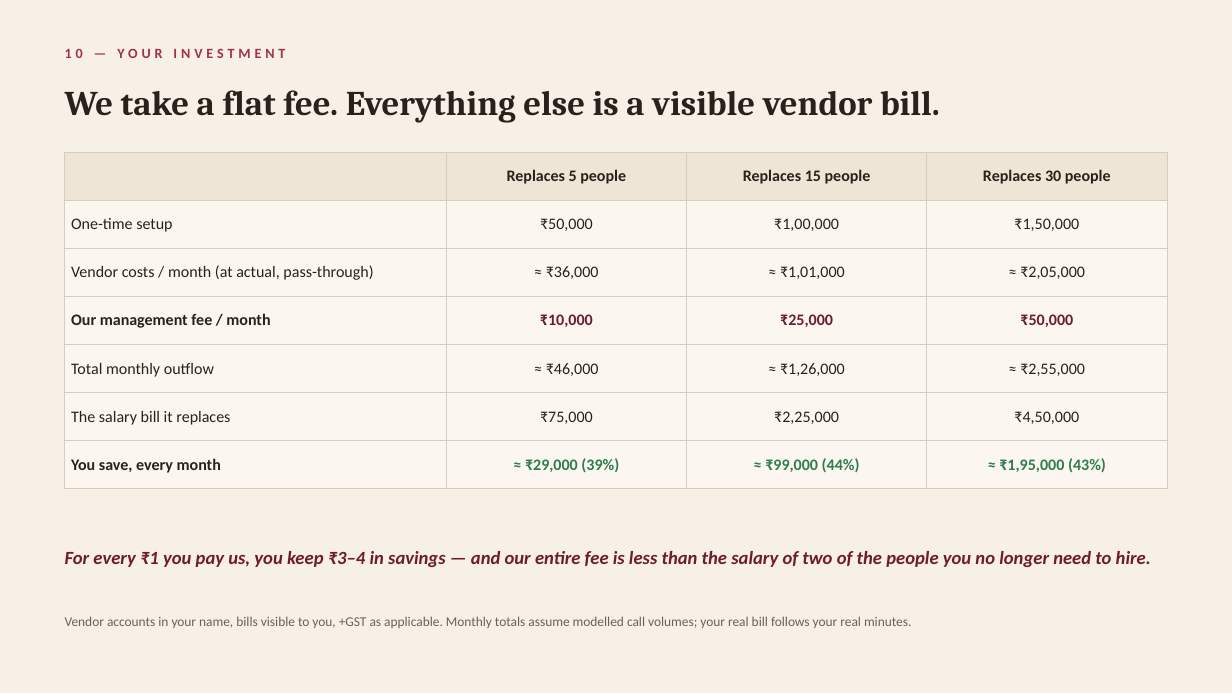
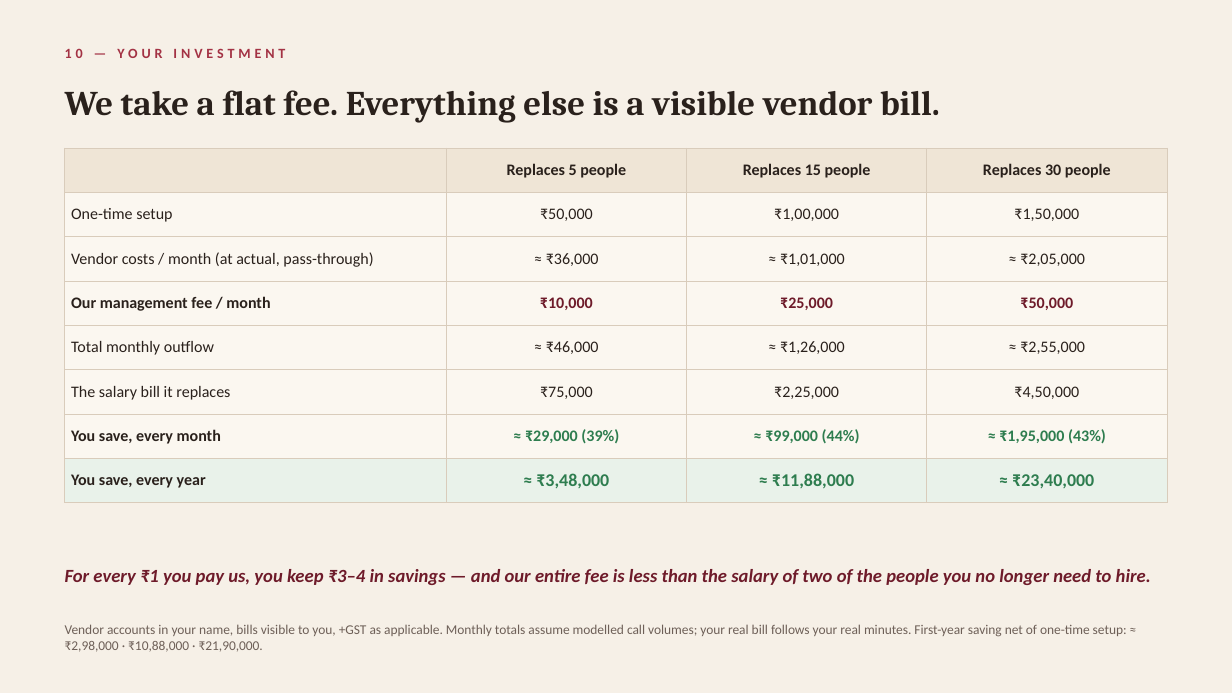
Before and after one commit to YeshwanthReddy1306/ai-agent, a slide deck: slide 11 of Admissions-AI-Pitch.pptx. Drawn at 1232x693 pixels with LibreOffice and Linux fonts; fonts in the diff are those of the drawing. Boxes give left, top, right and bottom in pixels: in the first picture for what was removed or moved away, otherwise in the second. Text is boxed around its words. In the diff, an @@ line names an element or a change of style, - is before the commit and + after.

```diff
--- a/Admissions-AI-Pitch.pptx
+++ b/Admissions-AI-Pitch.pptx
@@ table at <box>65,148,1167,492</box> @@
+row 8: You save, every year | ≈ ₹3,48,000 | ≈ ₹11,88,000 | ≈ ₹23,40,000
@@ table: place and size @@
-table at <box>65,152,1167,477</box>
+table at <box>65,148,1167,492</box>
@@ text "For every ₹1 you pay ...": place and size @@
-text "For every ₹1 you pay ..." at <box>65,551,1151,567</box>
+text "For every ₹1 you pay ..." at <box>65,569,1151,585</box>
@@ text at <box>65,624,1127,652</box>: text changed @@
-Vendor accounts in your name, bills visible to you, +GST as applicable. Monthly totals assume modelled call volumes; your real bill follows your real minutes.
+Vendor accounts in your name, bills visible to you, +GST as applicable. Monthly totals assume modelled call volumes; your real bill follows your real minutes. First-year saving net of one-time setup: ≈ ₹2,98,000 · ₹10,88,000 · ₹21,90,000.
```
